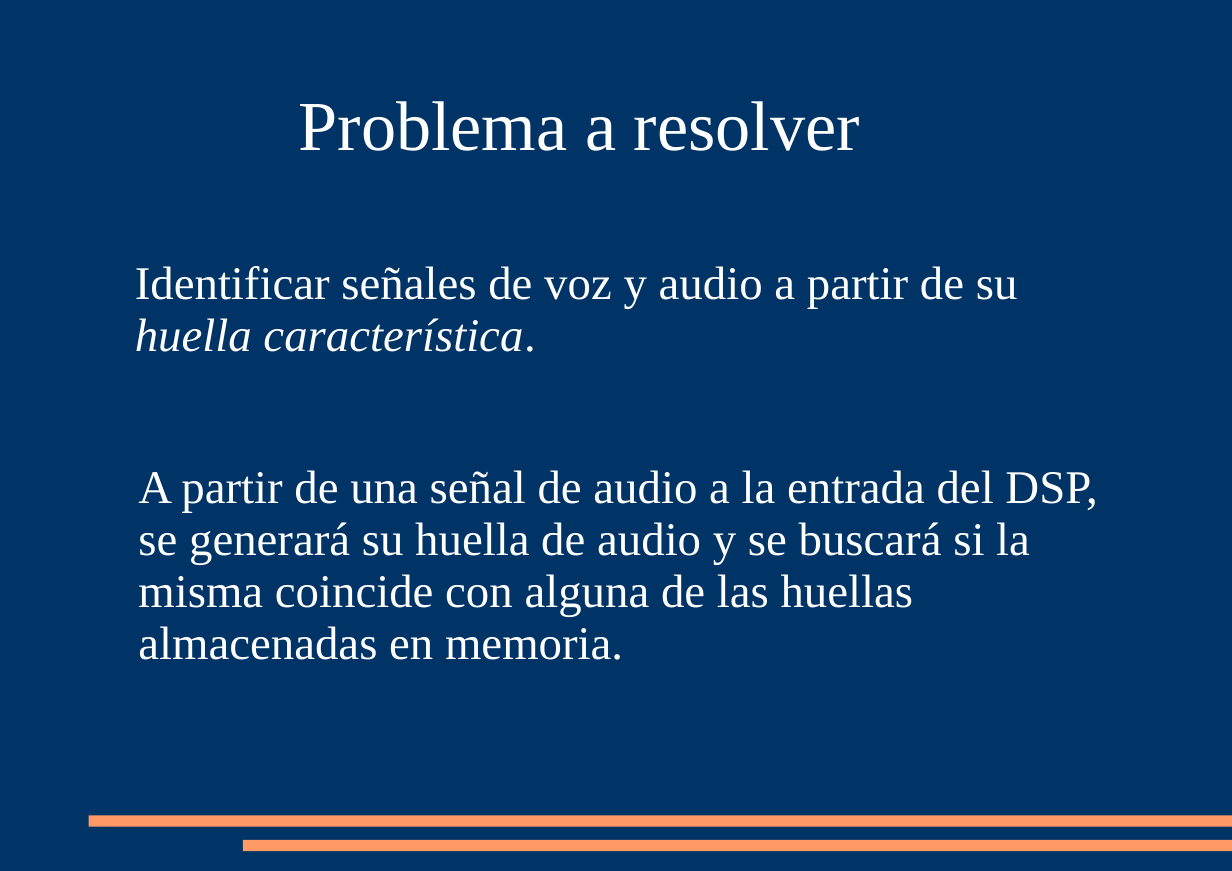
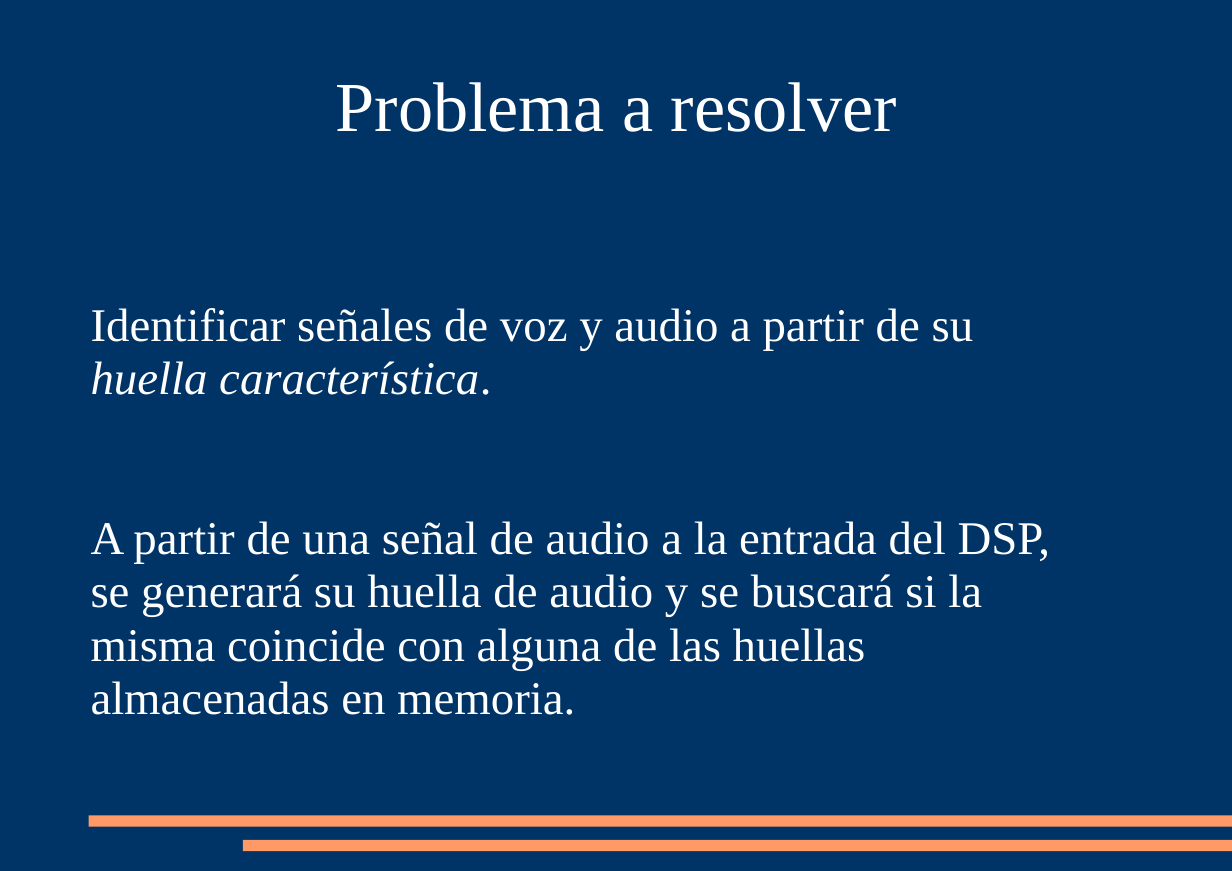
Before and after one commit to mrabinovichm/audio-fingerprint, a slide deck: slide 6 of Presentacion.ppt (slide 3 before the commit). Drawn at 1232x871 pixels with LibreOffice and Linux fonts; fonts in the diff are those of the drawing. Boxes give left, top, right and bottom in pixels: in the first picture for what was removed or moved away, otherwise in the second. Text is boxed around its words. In the diff, an @@ line names an element or a change of style, - is before the commit and + after.

```diff
--- a/Presentacion.ppt
+++ b/Presentacion.ppt
@@ title "Problema a resolver" moved from (x1=299, y1=101, x2=860, y2=151) to (x1=336, y1=82, x2=897, y2=132) @@
@@ title "Problema a resolver" at (x1=336, y1=82, x2=897, y2=132): alignment left to centre; line spacing 0.93 to 0.95; vertical alignment top to middle @@
@@ subtitle "Identificar señales de voz y ..." moved from (x1=138, y1=470, x2=1097, y2=660) to (x1=91, y1=308, x2=1050, y2=715) @@
@@ subtitle "Identificar señales de voz y ..." at (x1=91, y1=308, x2=1050, y2=715): vertical alignment top to middle @@
@@ text removed at (x1=135, y1=266, x2=1018, y2=352) @@
-Identificar señales de voz y audio a partir de su
-huella característica.
@@ subtitle at (x1=91, y1=308, x2=974, y2=395): paragraphs added @@
+Identificar señales de voz y audio a partir de su
+huella característica.
@@ subtitle at (x1=91, y1=521, x2=1050, y2=715): indent changed; line spacing 0.93 to 0.95 @@
```
Also in this commit, not shown: 8 other slides changed, 4 slides added.
